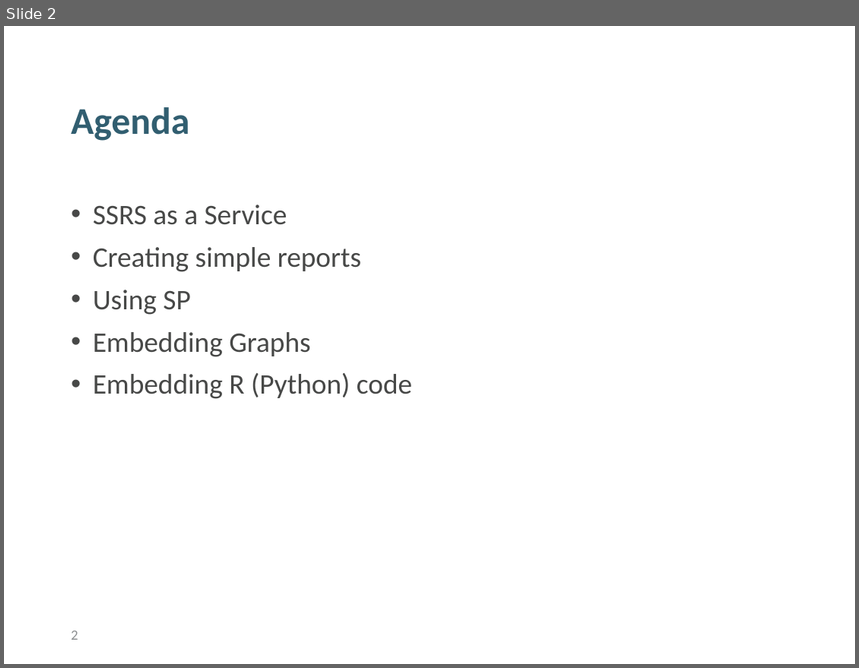
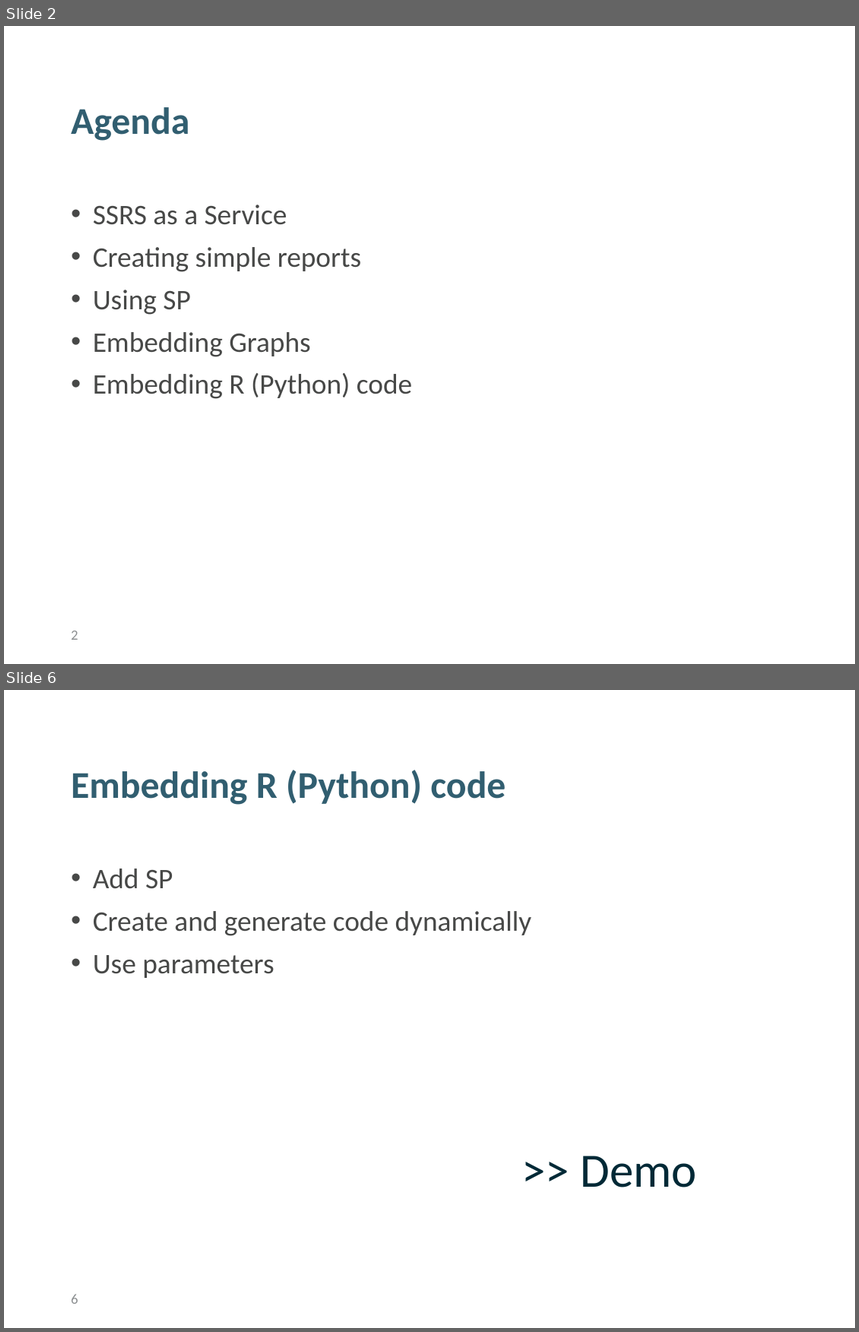
Before and after one commit to tomazgeni/FawltyTowers, a slide deck: ReportingServer_Delavnica.pptx. Shown one above the other, each under a label of ours: slide 2 before the commit, slides 2 and 6 after it; the slides between them are not shown. The pictures are 859x668 and 859x1332 pixels, drawn with LibreOffice and Linux fonts; fonts in the diff are those of the drawing; background and template pictures are left out. Boxes give left, top, right and bottom in pixels: in the first picture for what was removed or moved away, otherwise in the second. Text is boxed around its words. In the diff, an @@ line names an element or a change of style, - is before the commit and + after.

```diff
--- a/ReportingServer_Delavnica.pptx
+++ b/ReportingServer_Delavnica.pptx
@@ slide 6 added at (4, 690, 855, 1328), background #FFFFFF @@
@@ title added at (71, 770, 506, 805), 32 pt, text #315E70, bold @@
+Embedding R (Python) code
@@ text added at (93, 869, 532, 978), 24 pt, text #474847 @@
+• Add SP
+• Create and generate code dynamically
+• Use parameters
@@ text added at (580, 1156, 697, 1188), 40.5 pt, text #002936 @@
+>> Demo
@@ page number added at (71, 1294, 78, 1304), 12 pt, text #8C8E91 @@
+6
```
Also in this commit, not shown: 4 other slides added.
